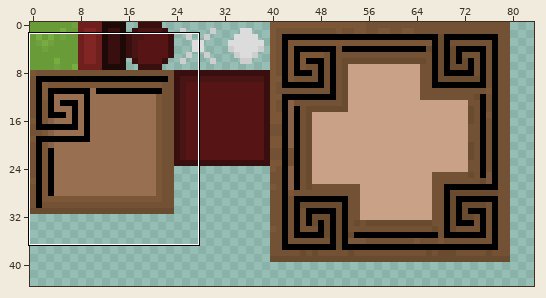
One commit to this sprite sheet: Askalhorn/Content/images/Test.png. Above: a wide view before the commit, with the close-up outlined.
Close-up. The starting point:
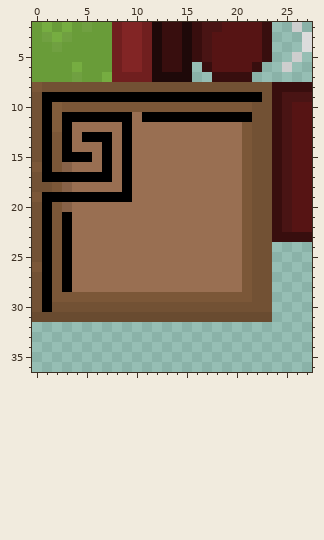
The file is 128x128 pixels. Colours within 5 levels of each other are drawn and written as one. Shown: x 0..27, y 2..36. The wide view leaves out empty margins.
And afterwards:
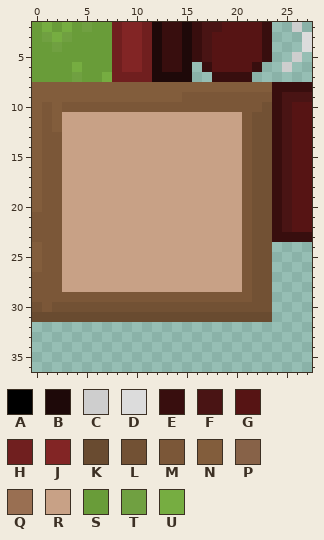
Palette (. is transparent): A #000000  B #1e0909  C #cecece  D #dcdcdc  E #380e0e  F #491414  G #561414  H #701f1f  J #822525  K #694b30  L #725134  M #7b5738  N #825d3c  P #876248  Q #996f52  R #c8a186  S #699c39  T #70a041  U #76ad41
Changes in this commit:
{"y":8,"x":0,"old":"MLLLLLLLLLLLLLLLLLLLLLLL","new":"NNNNNNNNNNNNNNNNNNNNNNNN"}
{"y":9,"x":0,"old":"LAAAAAAAAAAAAAAAAAAAAAAL","new":"NNNNNNNNNNNNNNNMMMMMMMMM"}
{"y":10,"x":0,"old":"LA","new":"NM"}
{"y":10,"x":22,"old":"L","new":"M"}
{"y":11,"x":0,"old":"LA","new":"NM"}
{"y":11,"x":3,"old":"AAAAAAAQAAAAAAAAAAA","new":"RRRRRRRRRRRRRRRRRRM"}
{"y":12,"x":0,"old":"LA","new":"NM"}
{"y":12,"x":3,"old":"AQQQQQAQQQQQQQQQQQ","new":"RRRRRRRRRRRRRRRRRR"}
{"y":13,"x":0,"old":"LA","new":"NM"}
{"y":13,"x":3,"old":"AQAAAQAQQQQQQQQQQQ","new":"RRRRRRRRRRRRRRRRRR"}
{"y":14,"x":0,"old":"LA","new":"NM"}
{"y":14,"x":3,"old":"AQQQAQAQQQQQQQQQQQ","new":"RRRRRRRRRRRRRRRRRR"}
{"y":15,"x":0,"old":"LA","new":"NM"}
{"y":15,"x":3,"old":"AAAQAQAQQQQQQQQQQQ","new":"RRRRRRRRRRRRRRRRRR"}
{"y":16,"x":0,"old":"MA","new":"NM"}
{"y":16,"x":3,"old":"PQQQAQAQQQQQQQQQQQ","new":"RRRRRRRRRRRRRRRRRR"}
{"y":17,"x":0,"old":"LAAAAAAAQAQQQQQQQQQQQ","new":"NMMRRRRRRRRRRRRRRRRRR"}
{"y":18,"x":0,"old":"LL","new":"NM"}
{"y":18,"x":3,"old":"PQQQQQAQQQQQQQQQQQ","new":"RRRRRRRRRRRRRRRRRR"}
{"y":19,"x":0,"old":"MAAAAAAAAAQQQQQQQQQQQ","new":"NMMRRRRRRRRRRRRRRRRRR"}
{"y":20,"x":0,"old":"LA","new":"NM"}
{"y":20,"x":3,"old":"PQQQQQQQQQQQQQQQQQ","new":"RRRRRRRRRRRRRRRRRR"}
{"y":21,"x":0,"old":"LA","new":"MM"}
{"y":21,"x":3,"old":"AQQQQQQQQQQQQQQQQQ","new":"RRRRRRRRRRRRRRRRRR"}
{"y":22,"x":0,"old":"LA","new":"MM"}
{"y":22,"x":3,"old":"AQQQQQQQQQQQQQQQQQ","new":"RRRRRRRRRRRRRRRRRR"}
{"y":23,"x":0,"old":"LA","new":"MM"}
{"y":23,"x":3,"old":"AQQQQQQQQQQQQQQQQQ","new":"RRRRRRRRRRRRRRRRRR"}
{"y":24,"x":0,"old":"LA","new":"NM"}
{"y":24,"x":3,"old":"AQQQQQQQQQQQQQQQQQ","new":"RRRRRRRRRRRRRRRRRR"}
{"y":25,"x":0,"old":"LA","new":"NM"}
{"y":25,"x":3,"old":"AQQQQQQQQQQQQQQQQQ","new":"RRRRRRRRRRRRRRRRRR"}
{"y":26,"x":0,"old":"MA","new":"NM"}
{"y":26,"x":3,"old":"AQQQQQQQQQQQQQQQQQ","new":"RRRRRRRRRRRRRRRRRR"}
{"y":27,"x":0,"old":"LA","new":"MM"}
{"y":27,"x":3,"old":"AQQQQQQQQQQQQQQQQQ","new":"RRRRRRRRRRRRRRRRRR"}
{"y":28,"x":0,"old":"LA","new":"MM"}
{"y":28,"x":3,"old":"AQQQQQQQQQQQQQQQQQ","new":"RRRRRRRRRRRRRRRRRR"}
{"y":29,"x":0,"old":"LA","new":"MM"}
{"y":30,"x":1,"old":"A","new":"M"}
{"label":"changed","picture_box":[32,82,272,312]}
